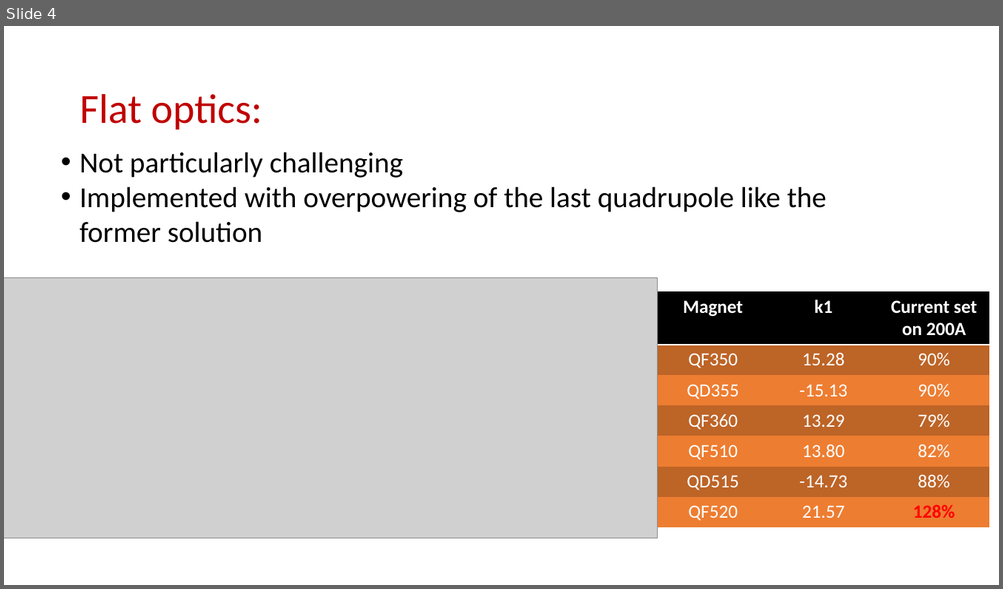
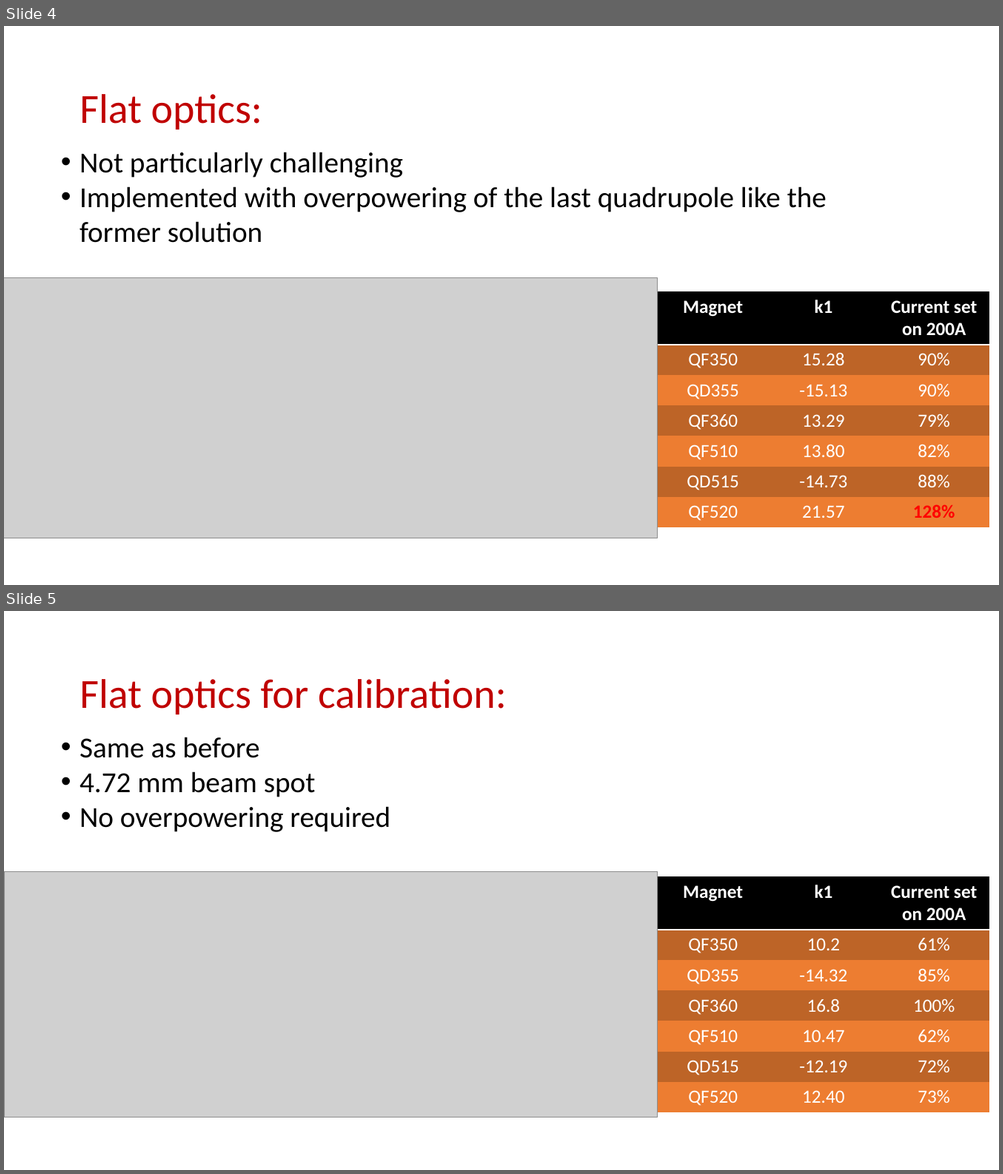
Before and after one commit to esenes/CLEAR-irradiation-water-tank, a slide deck: optics_proposal.pptx. Shown one above the other, each under a label of ours: slide 4 before the commit, slides 4 and 5 after it. The pictures are 1003x589 and 1003x1174 pixels, drawn with LibreOffice and Linux fonts; fonts in the diff are those of the drawing; grey boxes stand for pictures. Boxes give left, top, right and bottom in pixels: in the first picture for what was removed or moved away, otherwise in the second. Text is boxed around its words. In the diff, an @@ line names an element or a change of style, - is before the commit and + after.

Commit message:
Flat big optics

```diff
--- a/optics_proposal.pptx
+++ b/optics_proposal.pptx
@@ slide 5 added at [4, 611, 999, 1170], background #FFFFFF @@
@@ title added at [79, 679, 506, 715], 40 pt, text #C00000 @@
+Flat optics for calibration:
@@ text added at [79, 737, 390, 832], 28 pt, text #000000 @@
+• Same as before
+• 4.72 mm beam spot
+• No overpowering required
@@ picture added at [4, 871, 657, 1118] @@
@@ table added at [657, 877, 989, 1113], 7 rows, 3 columns @@
+Magnet | k1 | Current set on 200A
+QF350 | 10.2 | 61%
+QD355 | -14.32 | 85%
+QF360 | 16.8 | 100%
+QF510 | 10.47 | 62%
+QD515 | -12.19 | 72%
+QF520 | 12.40 | 73%
```
Also in this commit, not shown: 5 other files.
